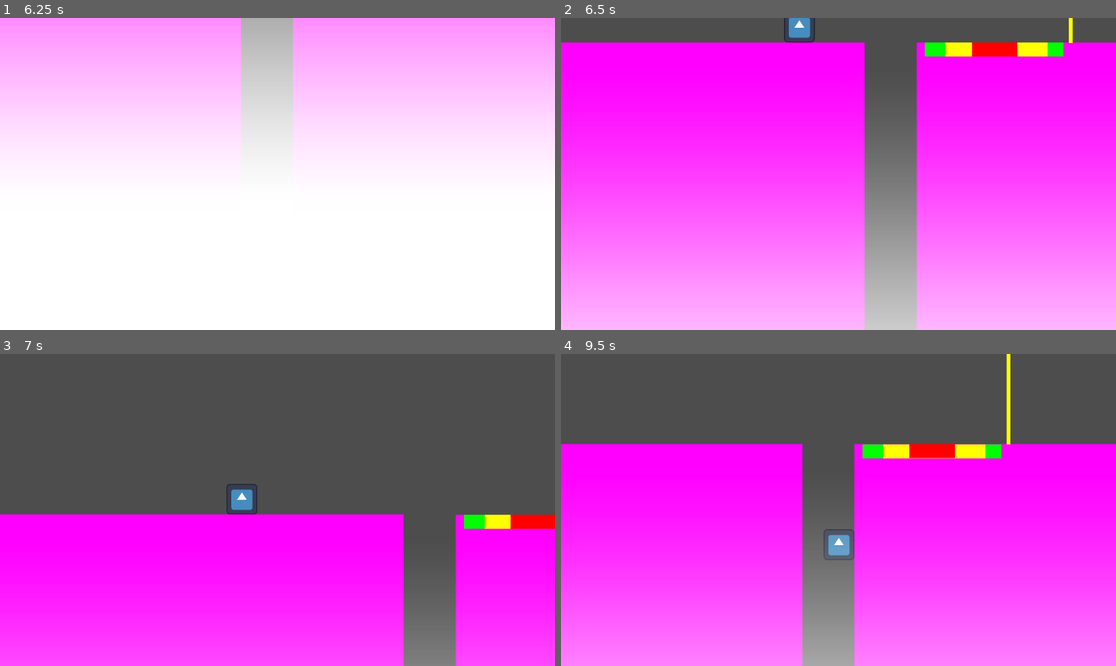
Above: before the commit, frames 1-4 (two rows, left to right).
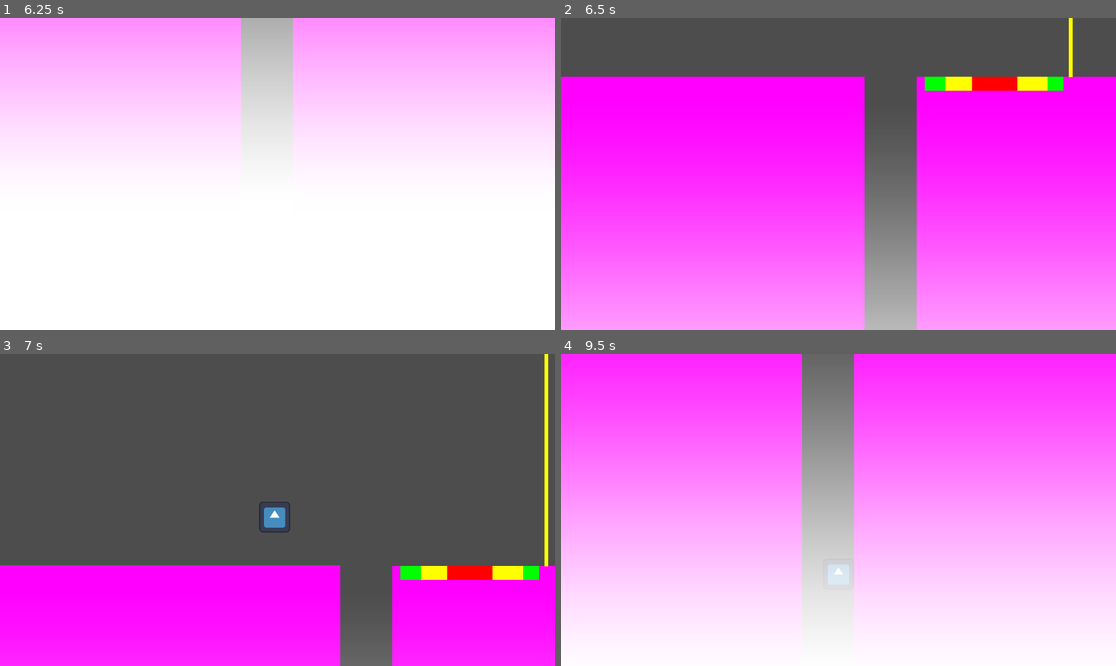
Above: after the commit, the same moments.

Repository: ARLJohnston/DSGJam2025
Game: Godot game, scene res://Main.tscn
Same seed, same stepped clock (60 frames per second), same inputs: the game is played once before the commit and once after it. The engine's default icon, where the game draws it, is replaced by a stand-in: a white triangle on a blue panel in a dark square.
Inputs:
- Up to frame 1 (6.25 s): tap Enter (ui_accept) at 0.5, 0.77, 1.52, 3.02, 3.77, 4.52, 6.02 s; hold Right (ui_right) 0.53-2.03 s; hold Left (ui_left) 2.03-2.78 s; hold Right (ui_right) 2.78-4.28 s; hold Left (ui_left) 4.28-5.03 s; hold Right (ui_right) 5.03-5.78 s; hold Left (ui_left) from 5.78 s (still down)
- Up to frame 2 (6.5 s): keep holding Left (ui_left)
- Up to frame 3 (7 s): keep holding Left (ui_left); tap Enter (ui_accept) at 6.77 s
- Up to frame 4 (9.5 s): release Left (ui_left) at 7.28 s; hold Right (ui_right) from 7.28 s (still down); tap Enter (ui_accept) at 7.52, 9.02 s

Frame 1 is identical in both runs. In frame 2, 50% of the frame differs, in the area x 0-100%, y 0-100%; in frame 3, 40%; in frame 4, 100%.

Commit message:
reset jumping after win

Diff:
--- a/main.gd
+++ b/main.gd
@@ -35,3 +35,4 @@
 
 func _reset_player_pos() -> void:
 	$Player/CharacterBody2D.position = player_spawn;
+	$Player/CharacterBody2D._reset()
--- a/player.gd
+++ b/player.gd
@@ -11,6 +11,12 @@
 
 func _ready() -> void:
 	original_scale = $DirectionArrow.scale
+
+
+func _reset() -> void:
+	jump_charge = 0
+	velocity = Vector2(0,0)
+	is_jumping = false
 
 func _physics_process(delta: float) -> void:
 
